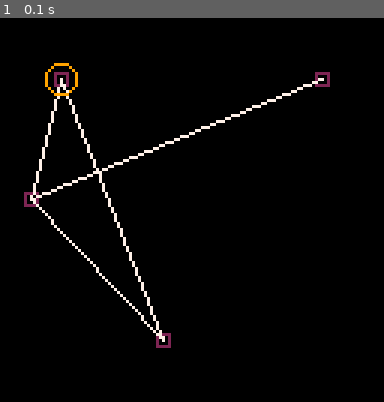
Above: before the commit, frame 1.
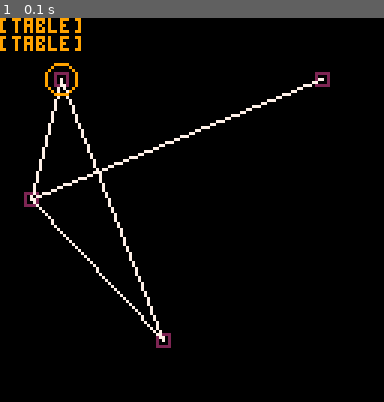
Above: after the commit, the same moment.

Repository: ncalbrix/pico8-tests
Game: PICO-8 cartridge networkz.p8
The game is run twice, just before and just after one commit, with the same random seed, the same clock (stepped at 60 frames per second) and the same inputs.
Inputs:
- Up to frame 1 (0.1 s): no input

The runs differ from the first frame. In frame 1, 0.8% of the frame differs, in the area x 0-22%, y 0-9%.

Commit message:
[Networkz #3] Add Node methods to get random neighbour; fix other_node method in Link

Diff:
--- a/networkz.p8
+++ b/networkz.p8
@@ -19,11 +19,17 @@
 		{1,2}
 	}
 
-	cls()
 	net=new_network(nodes,adj)
 	agent=new_agent(net:get_node(1))
+
+	cls()
 	net:draw()
 	agent:draw()
+
+	node_1=net:get_node(1)
+	print(node_1)
+	dest_1=node_1:rnd_adj_node()
+	print(dest_1)
 end
 -->8
 -- base classes
@@ -108,6 +114,10 @@
 			self.network=net
 		end,
 
+		get_link=function(self,idx)
+			return self.links[idx]
+		end,
+
 		add_link=function(self,link)
 			add(self.links,link)
 		end,
@@ -121,6 +131,12 @@
 			end
 
 			return nodes
+		end,
+
+		rnd_adj_node=function(self)
+			nb_nodes=#self.links
+			dest_idx=flr(rnd(nb_nodes))+1
+			return self:get_link(dest_idx):other_node(self)
 		end,
 
 		--outer methods
@@ -158,9 +174,9 @@
 
 		other_node=function(self,node)
 			if (self.node_1 == node) then
-				return node_2
+				return self.node_2
 			else
-				return node_1
+				return self.node_1
 			end
 		end,
 
@@ -195,7 +211,8 @@
 
 	return {
 		--attrs
-		node=_node,
+		current_node=_node,
+		next_node=nil,
 		speed=_speed,
 		col=_col,
 		size=def_agent_size,
@@ -205,6 +222,12 @@
 		y=_node.y,
 		dx=0,
 		dy=0,
+
+		--inner methods
+		rnd_dest=function(self)
+			return self.current_node:rnd_adj_node()
+		end,
+
 
 		--outer methods
 		draw=function(self)
